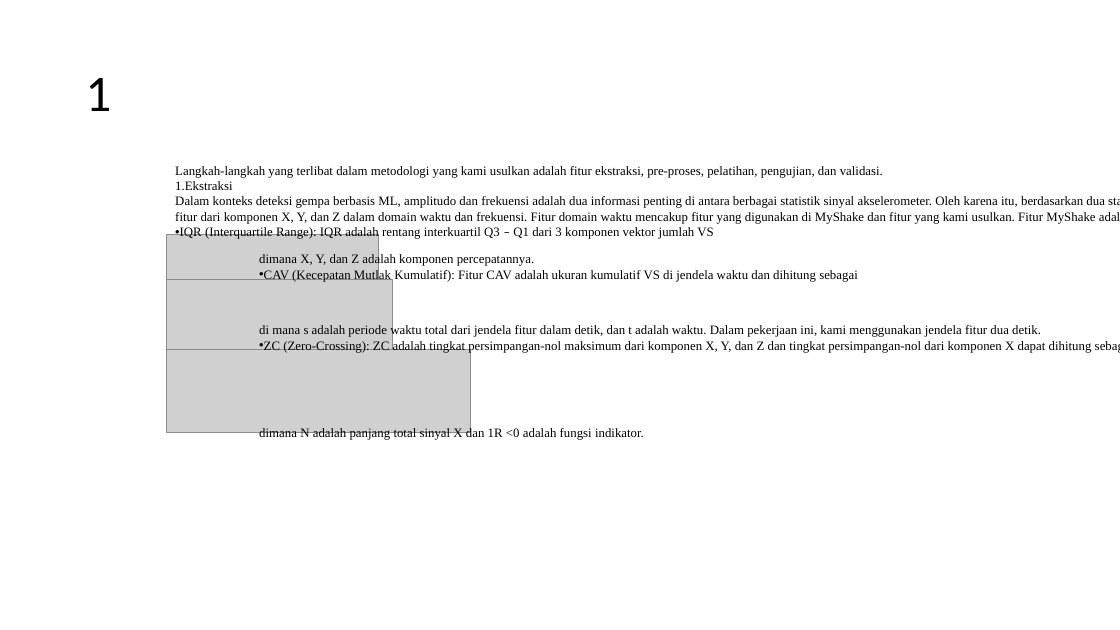
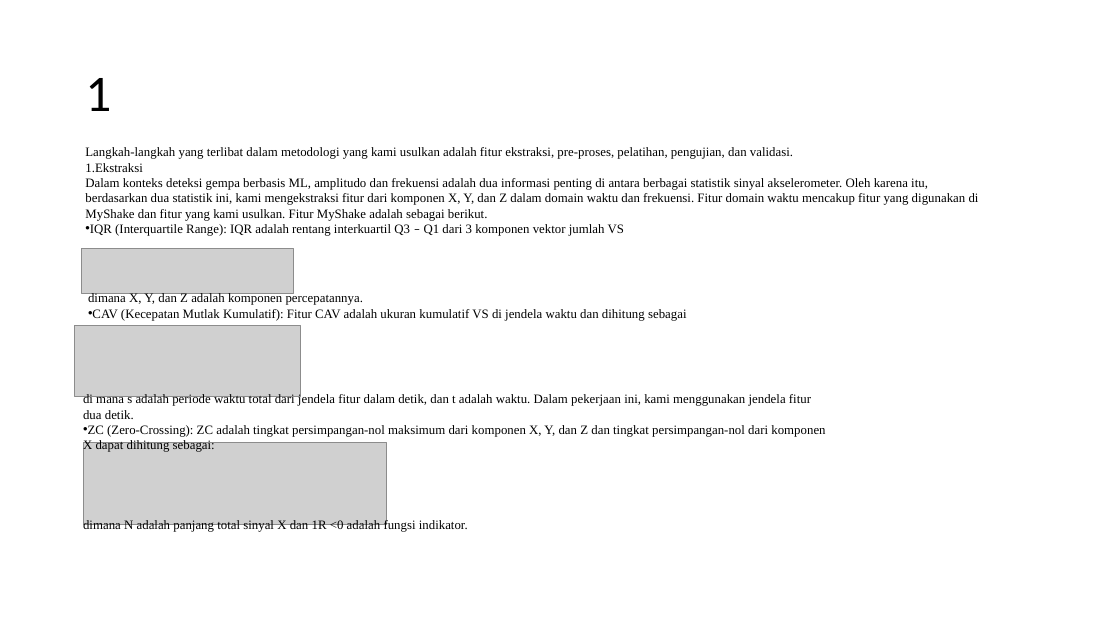
Before and after one commit to juvina03/SBP, a slide deck: slide 15 of PPT_Presentasi_SBP.pptx (slide 14 before the commit). Drawn at 1120x630 pixels with LibreOffice and Linux fonts; fonts in the diff are those of the drawing; grey boxes stand for pictures. Boxes give left, top, right and bottom in pixels: in the first picture for what was removed or moved away, otherwise in the second. Text is boxed around its words. In the diff, an @@ line names an element or a change of style, - is before the commit and + after.

```diff
--- a/PPT_Presentasi_SBP.pptx
+++ b/PPT_Presentasi_SBP.pptx
@@ text "Langkah-langkah yang terlibat dalam metodologi ..." rewrapped from (175,166,1105,239) to (85,147,979,236) @@
@@ picture: place and size @@
-picture at (167,234,379,279)
+picture at (82,249,293,293)
@@ text "dimana X, Y, dan Z ...": place and size @@
-text "dimana X, Y, dan Z ..." at (259,253,858,282)
+text "dimana X, Y, dan Z ..." at (88,292,687,321)
@@ picture: place and size @@
-picture at (167,279,393,350)
+picture at (75,325,301,396)
@@ text "di mana s adalah periode ..." rewrapped from (259,324,1092,353) to (83,393,825,452) @@
@@ picture: place and size @@
-picture at (167,350,471,433)
+picture at (83,443,386,525)
@@ text "dimana N adalah panjang total ...": place and size @@
-text "dimana N adalah panjang total ..." at (259,427,644,440)
+text "dimana N adalah panjang total ..." at (83,519,468,532)
```
Also in this commit, not shown: 14 other slides changed, 1 slide added.
